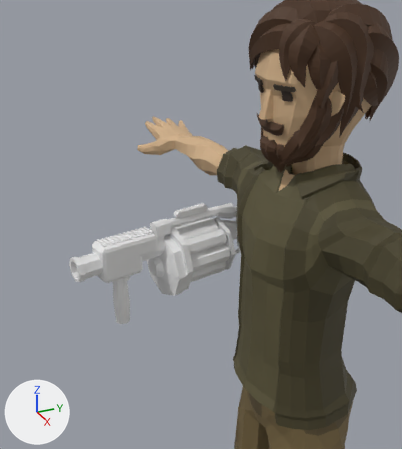
One commit to the Blender file GrenadeGunReload_skin.blend: the scene before it, then after it.
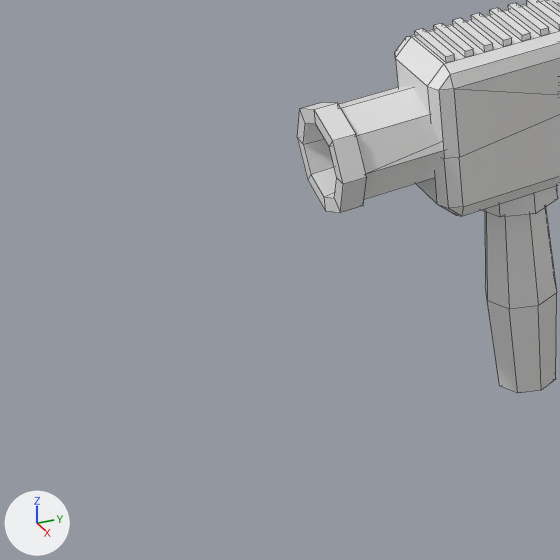
There are two pictures of each version: one from a camera (50 mm lens) standing at (0.88, -0.691, 1.895) and looking at (-0.017, -0.288, 1.446), one close up on the part from 0% to 32% of the width and 52% to 81% of the height. Every picture has the same lights, and +X, +Y and +Z are marked at lower left. The older version's two pictures come first. The close-ups show mesh edges as thin lines.

Script lines for the objects in view, before the commit:
```python
me_grenade_launcher = bpy.data.meshes.new('Grenade_launcher')
me_grenade_launcher.from_pydata(...)  # 896 vertices, 800 faces; spans x -0.176..0.284, y -0.159..0.159, z -0.548..0.71
me_grenade_launcher.materials.append(mat_diffuse_color)  # its picture is missing
ob_grenade_launcher = bpy.data.objects.new('Grenade_launcher', me_grenade_launcher)
ob_grenade_launcher.location = (-0.1772, -0.2496, 1.3244)
ob_grenade_launcher.rotation_euler = (-1.756, 1.571, 0.0)  # degrees (-101, 90, 0)
ob_grenade_launcher.scale = (0.5, 0.5, 0.5)
```
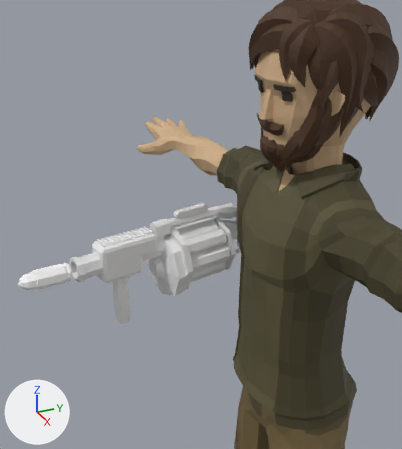
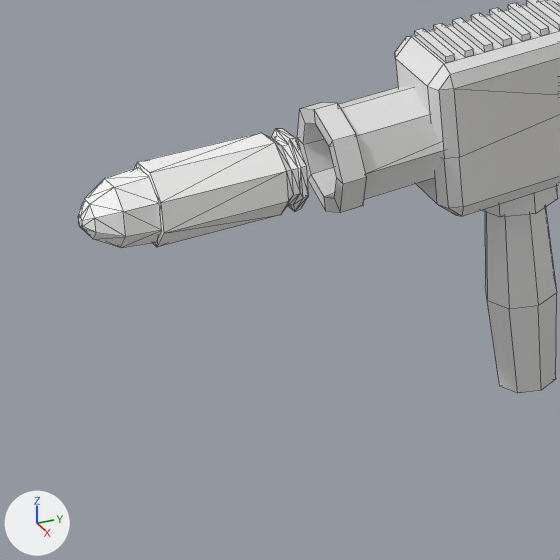
Commit message: Added The ammo mesh for the reload

Pixel boxes (x1, y1, x2, y2) of what changed, in the close-ups (560 x 560 px):
```json
{"object": "GrenadeAmmo", "change": "added", "after": [78, 129, 309, 248], "faces in mat_bulletcasing_001 (white #ffffff)": [135, 129, 309, 247], "faces in mat_bullettip_001 (white #ffffff)": [78, 167, 162, 248]}
```

Edits to the scene script, one JSON object a line:
```json
{"op": "add", "block": "mat_bulletcasing2_001", "code": ["mat_bulletcasing2_001 = principled_material('BulletCasing2_001')", "mat_bulletcasing2_001.base_color = (1.0, 1.0, 1.0)  # white #ffffff", "mat_bulletcasing2_001.roughness = 0.553"]}
{"op": "add", "block": "mat_bullettip_001", "code": ["mat_bullettip_001 = principled_material('BulletTip_001')", "mat_bullettip_001.base_color = (1.0, 1.0, 1.0)  # white #ffffff", "mat_bullettip_001.roughness = 0.553"]}
{"op": "add", "block": "mat_bulletcasing_001", "code": ["mat_bulletcasing_001 = principled_material('BulletCasing_001')", "mat_bulletcasing_001.base_color = (1.0, 1.0, 1.0)  # white #ffffff", "mat_bulletcasing_001.roughness = 0.553"]}
{"op": "add", "block": "me_grenadeammo", "code": ["me_grenadeammo = bpy.data.meshes.new('GrenadeAmmo')", "me_grenadeammo.from_pydata(...)  # 88 vertices, 162 faces; spans x -7.1..6.0, y -6.4..6.7, z -0.1..33.1", "# faces by material slot: [102, 54, 6]", "me_grenadeammo.materials.append(mat_bulletcasing_001)  # white #ffffff", "me_grenadeammo.materials.append(mat_bullettip_001)  # white #ffffff", "me_grenadeammo.materials.append(mat_bulletcasing2_001)  # white #ffffff"]}
{"op": "add", "block": "ob_grenadeammo", "code": ["ob_grenadeammo = bpy.data.objects.new('GrenadeAmmo', me_grenadeammo)", "ob_grenadeammo.location = (-0.1101, -0.5347, 1.3518)", "ob_grenadeammo.rotation_euler = (-1.408, -1.089, 3.224)  # degrees (-81, -62, 185)", "ob_grenadeammo.scale = (0.003, 0.003, 0.003)"]}
```
